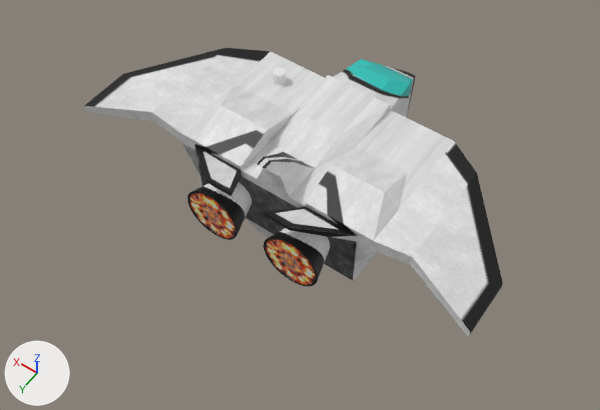
The Blender file Application/assets/models/spaceShip/space ship .blend as it was, and as the next commit left it.
Before and after are seen from a 50 mm camera at (-8.18, 11.41, 17.08) aimed at (0.06, -0.12, -1.04). The lights are fixed; the arrows at lower left show +X, +Y and +Z.

The scene before the commit, as lines of its bpy script (objects in view):
```python
me_cube = bpy.data.meshes.new('Cube')
me_cube.from_pydata(...)  # 352 vertices, 350 faces; spans x -5.95..5.95, y -1.8..0.65, z -1.34..2.22
me_cube.materials.append(mat_spacecraftmaterial)  # picture img_space_ship_textura_png
me_cylinder = bpy.data.meshes.new('Cylinder')
me_cylinder.from_pydata(...)  # a 32-sided cut cone along z (radius 0.83 at the low end, 0.52 at the high end) spanning x 0.85..2.5, y -0.4..1.25, z -0.09..0.96
me_cylinder.materials.append(mat_thrustermaterial)  # picture img_propulsor_text_png
me_cylinder_001 = bpy.data.meshes.new('Cylinder.001')
me_cylinder_001.from_pydata(...)  # a 32-sided cut cone along z (radius 0.83 at the low end, 0.52 at the high end) spanning x 0.85..2.5, y -0.4..1.25, z -0.09..0.96
me_cylinder_001.materials.append(mat_thrustermaterial)  # picture img_propulsor_text_png
me_cylinder_002 = bpy.data.meshes.new('Cylinder.002')
me_cylinder_002.from_pydata(...)  # a 32-sided cylinder along z spanning x -1.0..1.0, y -1.0..1.0, z -1.0..1.0
ob_cylinder_002 = bpy.data.objects.new('Cylinder.002', me_cylinder_002)
ob_cylinder_002.location = (2.05, -1.94, 1.3)
ob_cylinder_002.scale = (0.167, 0.167, 0.167)
ob_spacecraft = bpy.data.objects.new('Spacecraft', me_cube)
ob_spacecraft.location = (0.0, 0.0, 0.0)
ob_spacecraft.scale = (1.0, 3.28, 1.0)
ob_thruster1 = bpy.data.objects.new('Thruster1', me_cylinder)
ob_thruster1.location = (-0.41, 2.01, -0.49)
ob_thruster1.rotation_euler = (1.571, 0.0, 0.0)  # degrees (90, 0, 0)
ob_thruster2 = bpy.data.objects.new('Thruster2', me_cylinder_001)
ob_thruster2.location = (-2.9, 2.01, -0.49)
ob_thruster2.rotation_euler = (1.571, 0.0, 0.0)  # degrees (90, 0, 0)
```
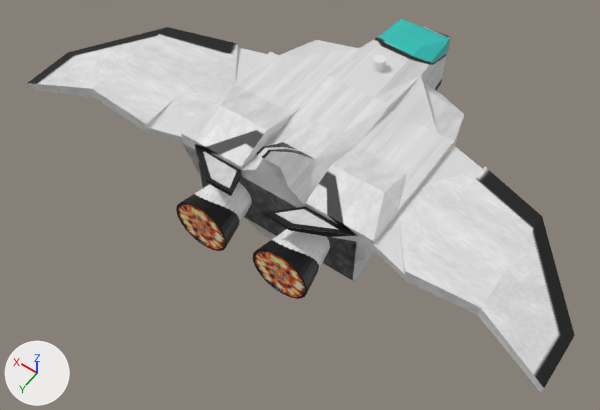
Changed parts and their boxes [x1, y1, x2, y2] in the pictures (600 x 410 px):
'Spacecraft', reshaped (31% wider, 29% taller)
    before: [84, 48, 503, 337]
    after: [27, 19, 575, 392]
'Thruster2', moved, rescaled (15% wider, 20% taller)
    before: [263, 228, 330, 286]
    after: [253, 229, 330, 299]
'Thruster1', moved, rescaled (18% wider, 19% taller)
    before: [188, 182, 252, 240]
    after: [176, 182, 252, 251]
'Cylinder.002', moved
    before: [273, 67, 286, 85]
    after: [373, 55, 386, 72]

Edits to the bpy script that builds the scene:
```text
Change me_cube:
    used by ob_spacecraft; location = (0.0, 0.0, 0.0); scale = (1.0, 3.28, 1.0)
    remove me_cube.from_pydata(...)  # 352 vertices, 350 faces; spans x -5.95..5.95, y -1.8..0.65, z -1.34..2.22
    add me_cube.from_pydata(...)  # 352 vertices, 350 faces; spans x -7.85..7.86, y -2.46..0.65, z -1.34..2.58
    me_cube part 1: 164 of 352 vertices moved; they spanned x -5.95..5.95, y -1.8..0.55, z -1.0..2.22 and now span x -7.85..7.86, y -2.46..0.63, z -1.0..2.58; mean shift (0.0, -0.2, 0.05); largest move (3.95, 0.06, 0.96) -> (5.87, 0.14, 0.96)
Change ob_cylinder_002:
    ob_cylinder_002.location: (2.05, -1.94, 1.3) -> (0.02, -3.82, 1.45)
Change ob_thruster1:
    ob_thruster1.location: (-0.41, 2.01, -0.49) -> (-0.41, 2.42, -0.49)
    ob_thruster1.scale: (1.0, 1.0, 1.0) -> (1.0, 1.0, 1.45)
Change ob_thruster2:
    ob_thruster2.location: (-2.9, 2.01, -0.49) -> (-2.9, 2.42, -0.49)
    ob_thruster2.scale: (1.0, 1.0, 1.0) -> (1.0, 1.0, 1.45)
```
